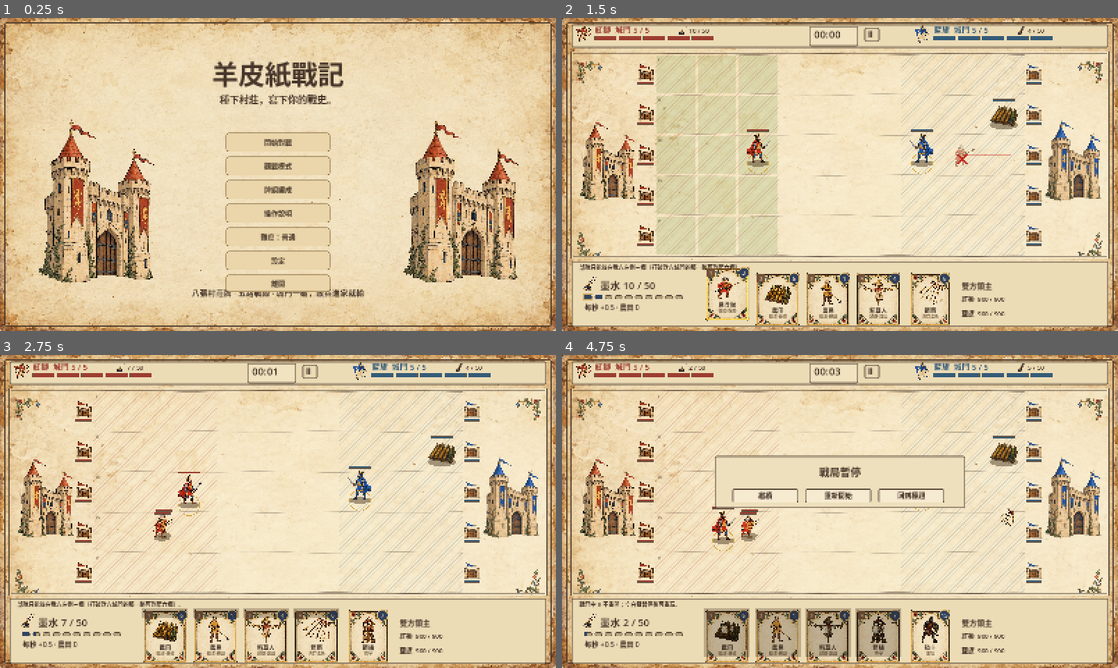
Above: before the commit, frames 1-4 (two rows, left to right).
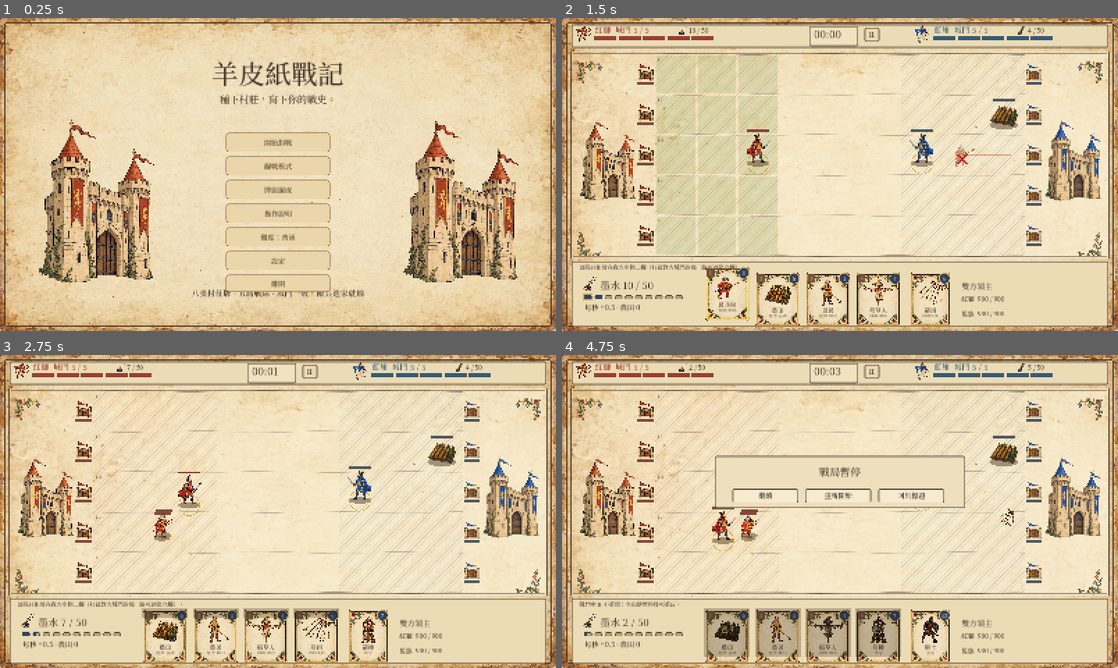
Above: after the commit, the same moments.

Repository: crazycatpower/FiveLaneLords
Game: Godot game, scene res://main.tscn
Two runs of this game, one before a commit and one after it. Both use one fixed random seed, a clock stepped at 60 frames per second and the inputs below.
Inputs (mouse positions are in pixels of both pictures, inside the frame that each line leads up to):
- Up to frame 1 (0.25 s): no input
- Up to frame 2 (1.5 s): click "開始對戰" at 0.5 s; tap Enter at 1.25 s; move the mouse to (962, 158) at 1.27 s; tap 1 at 1.35 s; click (962, 158) at 1.42 s
- Up to frame 3 (2.75 s): tap Space at 1.52, 2 s; drag from (166, 527) to (250, 574) at 2.02 s
- Up to frame 4 (4.75 s): move the mouse to (895, 442) at 2.77 s; tap R at 2.85 s; click (895, 442) at 2.92 s; drag from (812, 574) to (673, 464) at 3.52 s; move the mouse to (1006, 558) at 4.27 s; tap 4 at 4.35 s; click (1006, 558) at 4.42 s; tap Space at 4.52 s

The runs differ from the first frame. In frame 1, 2.1% of the frame differs, in the area x 34-66%, y 13-90%; in frame 2, 1.4%; in frame 3, 1.3%; in frame 4, 1.6%.

Commit message:
T7 bundle a Noto Serif TC subset font
tools/build_font.py cuts the characters used by the game's scripts out
of Noto Serif TC (SIL OFL, licence in assets/fonts/OFL.txt) into a 225 KB
font, pinned to one weight; the system font remains as a fallback for
any missing glyph.

Co-Authored-By: Claude Opus 5.5 <noreply@anthropic.com>

Diff:
--- a/game.gd
+++ b/game.gd
@@ -43,7 +43,12 @@
 func _ready() -> void:
 	var sf := SystemFont.new()
 	sf.font_names = PackedStringArray(["Noto Serif TC","PMingLiU","Microsoft JhengHei"])
-	font = sf
+	# Bundled Noto Serif TC subset (tools/build_font.py); the system font only covers glyphs it lacks.
+	var bundled: FontFile = load("res://assets/fonts/ManuscriptSerif-subset.ttf")
+	if bundled != null:
+		bundled.fallbacks = [sf]
+		font = bundled
+	else: font = sf
 	for pair: Array in [["militia","manuscript-v1/militia-red.png"],["farmer","farmer.png"],["farm","farmland.png"],["castle_red","manuscript-v1/castle-red.png"],["castle_blue","manuscript-v1/castle-red.png"]]:
 		textures[pair[0]] = load("res://assets/"+pair[1])
 	for kind: String in B.CARDS:
Binary file added: assets/fonts/ManuscriptSerif-subset.ttf
Not shown, added: assets/fonts/ManuscriptSerif-subset.ttf.import
Not shown, added: assets/fonts/OFL.txt
Binary file changed: deck-preview.png
Binary file changed: preview.png
Binary file changed: title-preview.png
